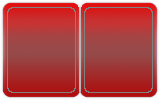
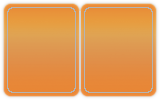
Revision of a layered 160×100 image; what changed, layer by layer:
added layer "New Layer#14" (70%) above "Going Dutch" over [2, 2, 158, 98]
hid "New Layer#11" over [2, 2, 158, 98]
"New Layer#3": opacity 50% → 30% over [1, 1, 159, 99]
